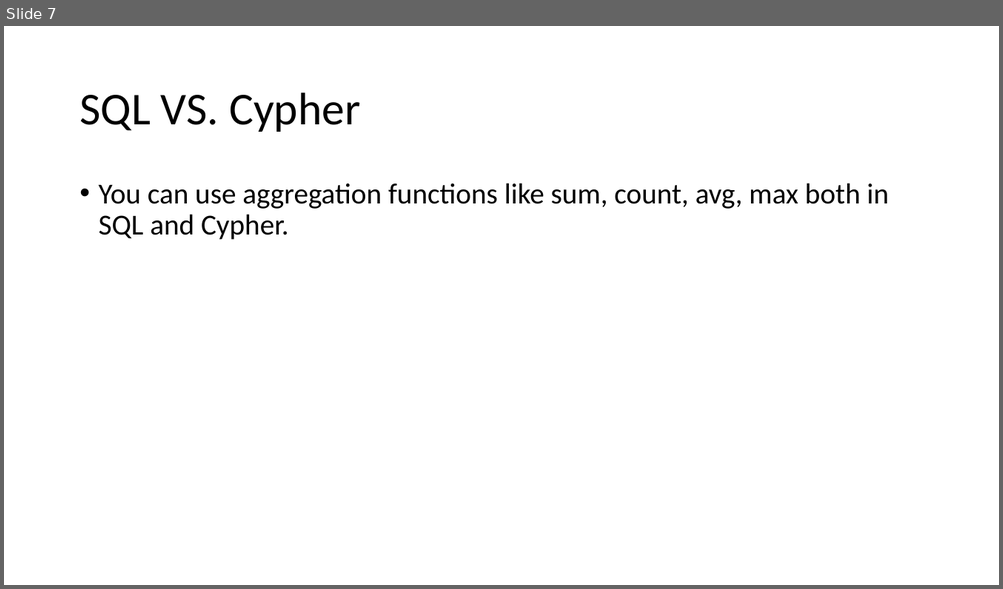
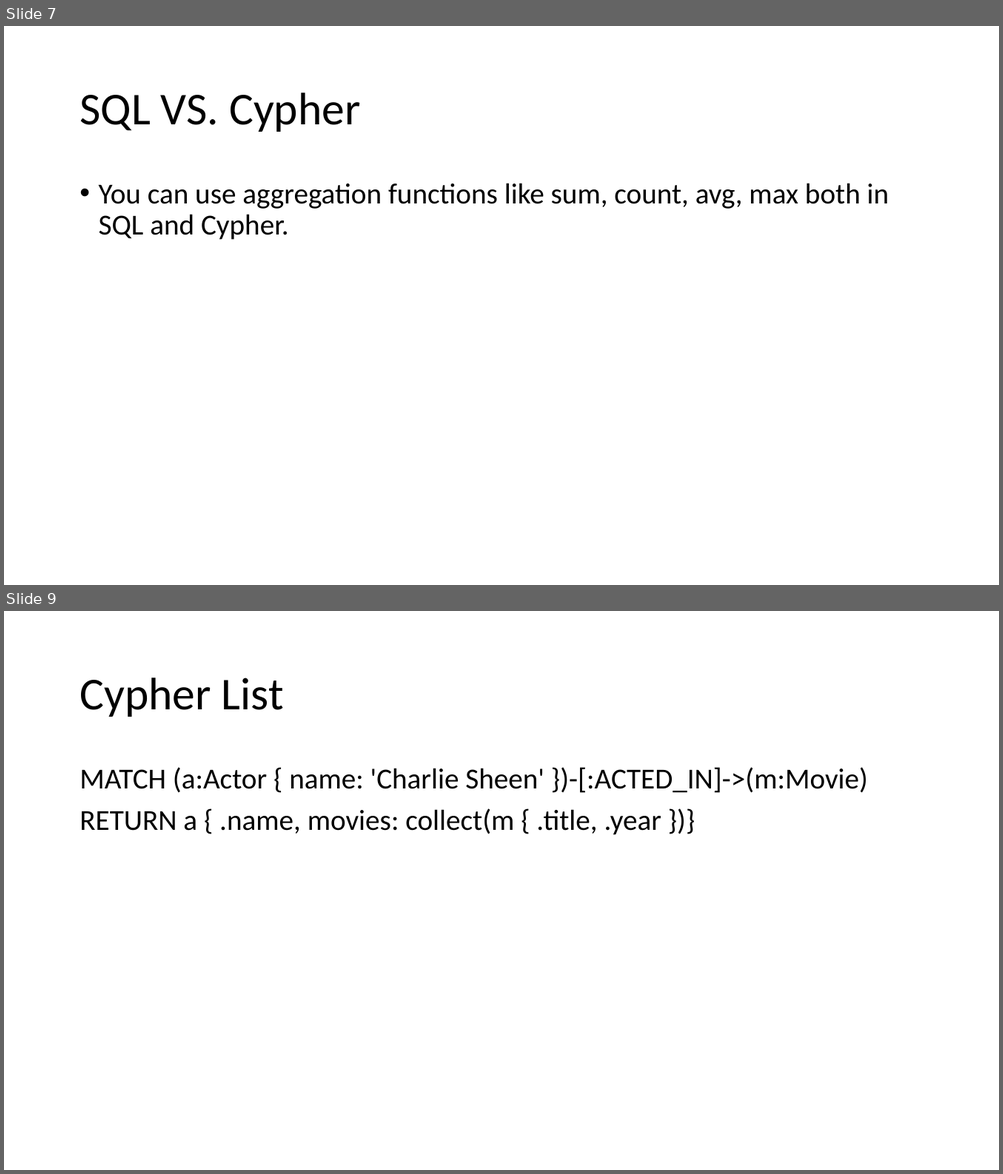
Before and after one commit to folowpig/neo4j-javascript, a slide deck: neo4j note.pptx. Shown one above the other, each under a label of ours: slide 7 before the commit, slides 7 and 9 after it; the slides between them are not shown. The pictures are 1003x589 and 1003x1174 pixels, drawn with LibreOffice and Linux fonts; fonts in the diff are those of the drawing. Boxes give left, top, right and bottom in pixels: in the first picture for what was removed or moved away, otherwise in the second. Text is boxed around its words. In the diff, an @@ line names an element or a change of style, - is before the commit and + after.

```diff
--- a/neo4j note.pptx
+++ b/neo4j note.pptx
@@ slide 9 added at bbox=[4, 611, 999, 1170], background #FFFFFF @@
@@ title added at bbox=[79, 678, 284, 717], 44 pt, text #000000 @@
+Cypher List
@@ text added at bbox=[79, 767, 868, 835], 28 pt, text #000000 @@
+MATCH (a:Actor { name: 'Charlie Sheen' })-[:ACTED_IN]->(m:Movie)
+RETURN a { .name, movies: collect(m { .title, .year })}
```
Also in this commit, not shown: 6 other slides added, 1 other file.
